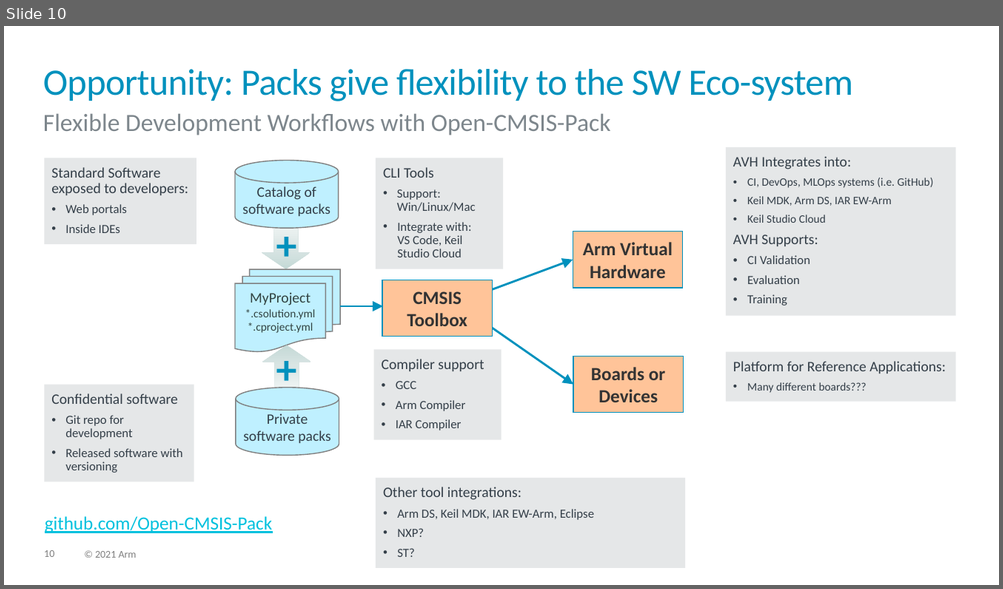
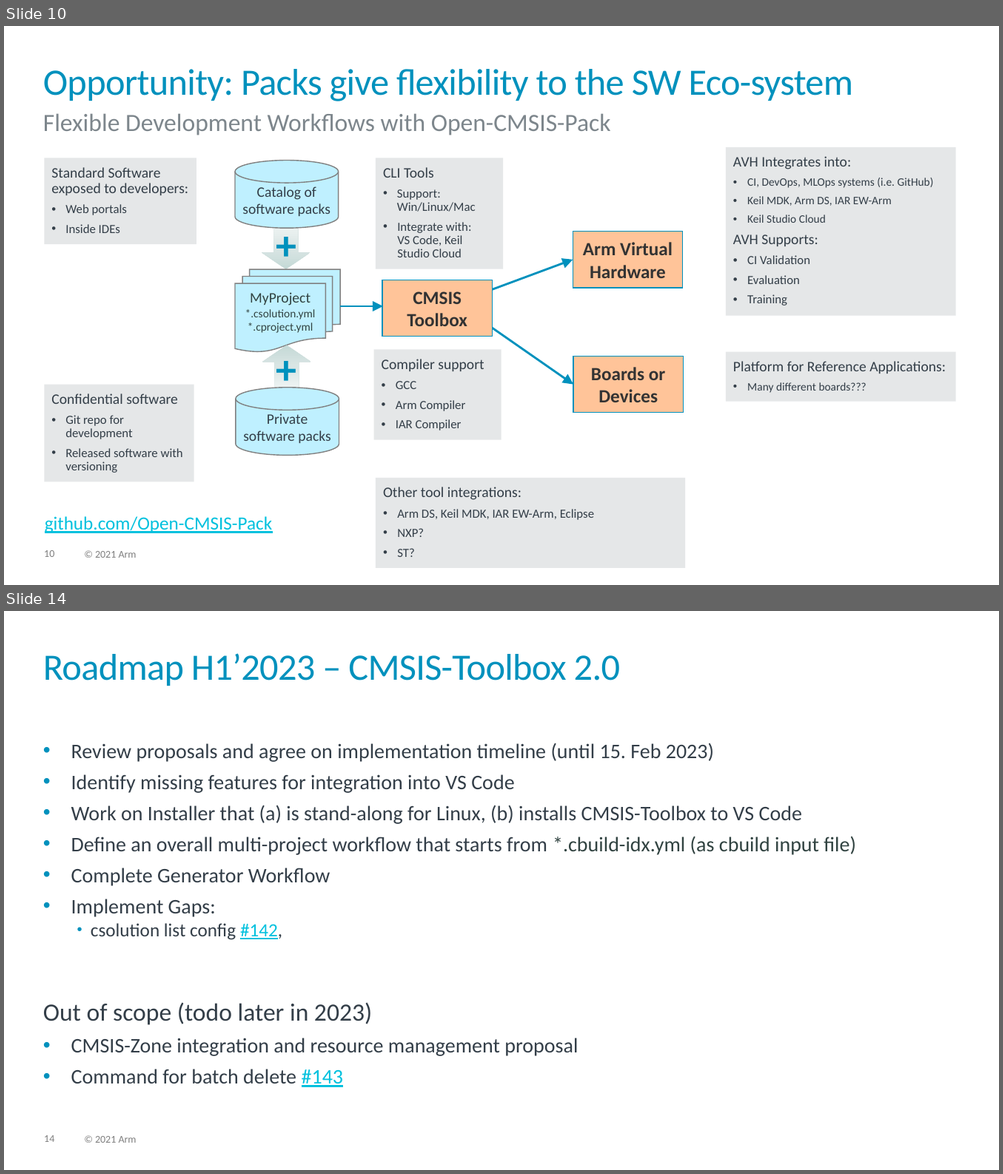
Before and after one commit to Open-CMSIS-Pack/devtools, a slide deck: tools/projmgr/docs/Manual/images/overview.pptx. Shown one above the other, each under a label of ours: slide 10 before the commit, slides 10 and 14 after it; the slides between them are not shown. The pictures are 1003x589 and 1003x1174 pixels, drawn with LibreOffice and Linux fonts; fonts in the diff are those of the drawing. Boxes give left, top, right and bottom in pixels: in the first picture for what was removed or moved away, otherwise in the second. Text is boxed around its words. In the diff, an @@ line names an element or a change of style, - is before the commit and + after.

Commit message:
Manual Improvements and Proposal for Linker Script Generation (#650)
Added:
 - Build-Operation.md with details on how to add new toolchains
- Linker Script File (Proposal).md with a workflow for auto-generating
scripts (similar to uVision)

```diff
--- a/tools/projmgr/docs/Manual/images/overview.pptx
+++ b/tools/projmgr/docs/Manual/images/overview.pptx
@@ slide 14 added at (4, 611, 999, 1170), background #FFFFFF; not listed: 2 template elements that a slide beside it also shows @@
@@ title added at (43, 653, 620, 686), 36 pt, text #0091BD @@
+Roadmap H1’2023 – CMSIS-Toolbox 2.0
@@ text added at (43, 743, 856, 1088), 20 pt, text #333E48 @@
+• Review proposals and agree on implementation timeline (until 15. Feb 2023)
+• Identify missing features for integration into VS Code
+• Work on Installer that (a) is stand-along for Linux, (b) installs CMSIS-Toolbox to VS Code
+• Define an overall multi-project workflow that starts from *.cbuild-idx.yml (as cbuild input file)
+• Complete Generator Workflow
+• Implement Gaps:
+  • csolution list config #142,
+Out of scope (todo later in 2023)
+• CMSIS-Zone integration and resource management proposal
+• Command for batch delete #143
```
Also in this commit, not shown: 3 other slides added, 14 other files.
